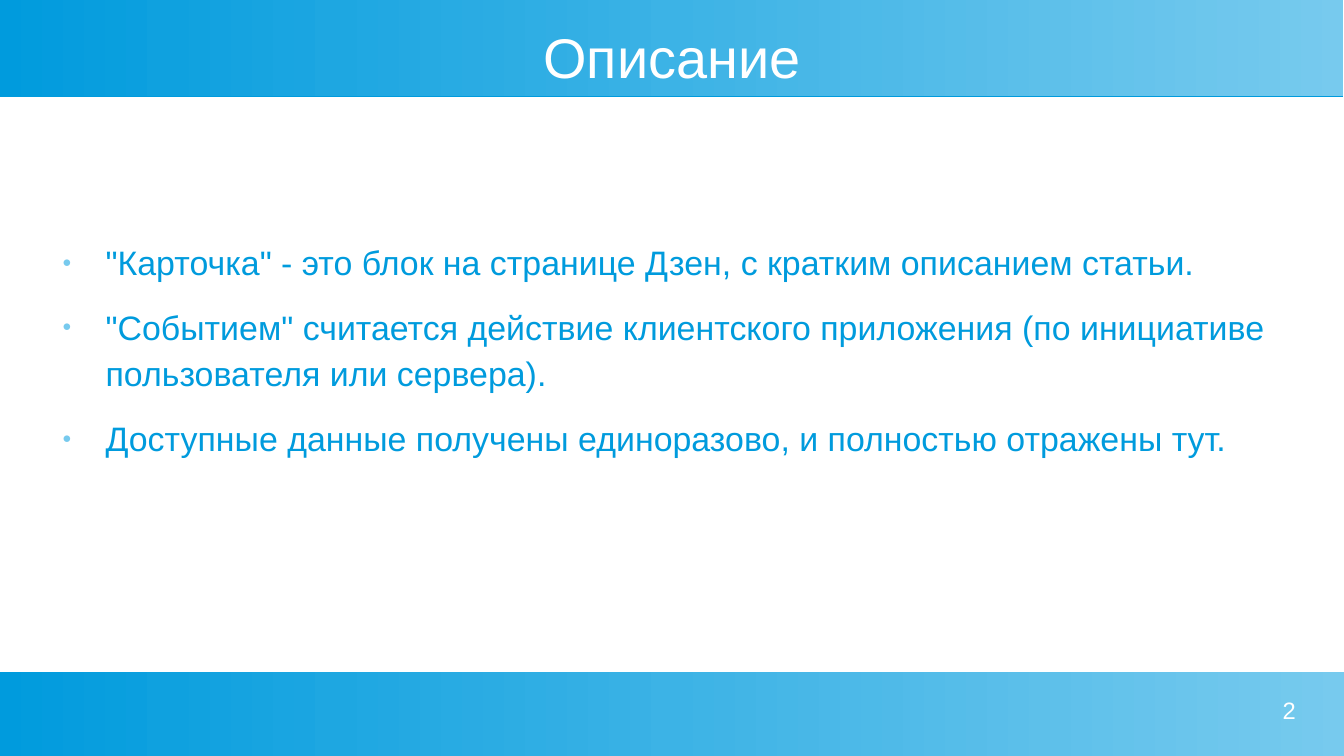
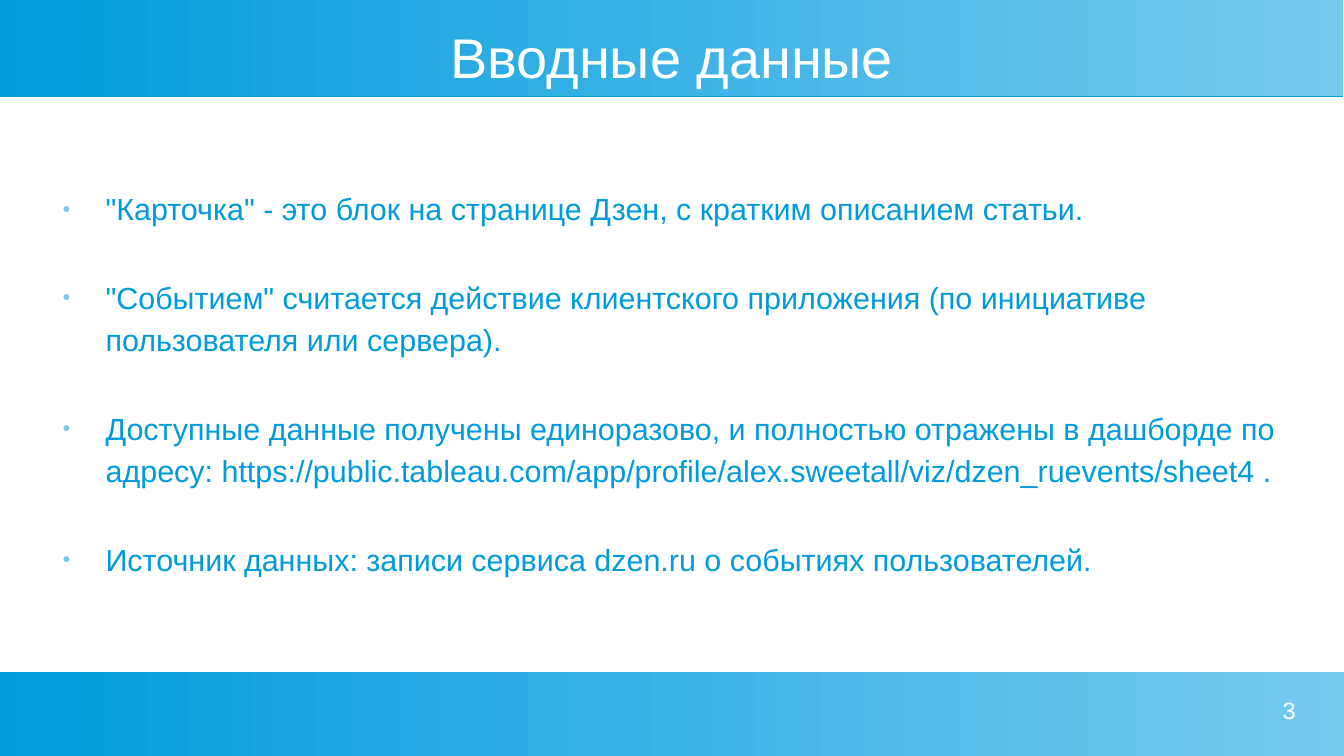
Before and after one commit to okeangel/da_portfolio, a slide deck: slide 3 of practicum/week_23_dashboards/dash_visits.odp (slide 2 before the commit). Drawn at 1344x756 pixels with LibreOffice and Linux fonts; fonts in the diff are those of the drawing. Boxes give left, top, right and bottom in pixels: in the first picture for what was removed or moved away, otherwise in the second. Text is boxed around its words. In the diff, an @@ line names an element or a change of style, - is before the commit and + after.

```diff
--- a/practicum/week_23_dashboards/dash_visits.odp
+++ b/practicum/week_23_dashboards/dash_visits.odp
@@ title at <box>450,39,893,88</box>: text changed @@
-Описание
+Вводные данные
@@ text ""Карточка" - это блок на ...": place and size @@
-text ""Карточка" - это блок на ..." at <box>106,250,1264,458</box>
+text ""Карточка" - это блок на ..." at <box>106,197,1274,576</box>
@@ text ""Карточка" - это блок на ..." at <box>106,197,1274,576</box>: vertical alignment top to middle @@
@@ text at <box>106,197,1146,357</box>: size 20 to 18 pt in ""Карточка" - это блок на странице Дзен, ...", ""Событием" считается действие клиентского приложения (по ини ..."; more space between paragraphs @@
@@ text at <box>106,417,1274,576</box>: text changed; size 20 to 18 pt @@
-● Доступные данные получены единоразово, и полностью отражены тут.
+● Доступные данные получены единоразово, и полностью отражены в дашборде по адресу: https://public.tableau.com/app/profile/alex.sweetall/viz/dzen_ruevents/sheet4 .
+● Источник данных: записи сервиса dzen.ru о событиях пользователей.
@@ page number at <box>1283,702,1296,719</box>: text changed @@
-2
+3
```
Also in this commit, not shown: 2 other slides changed, 4 slides added, 2 other files.
